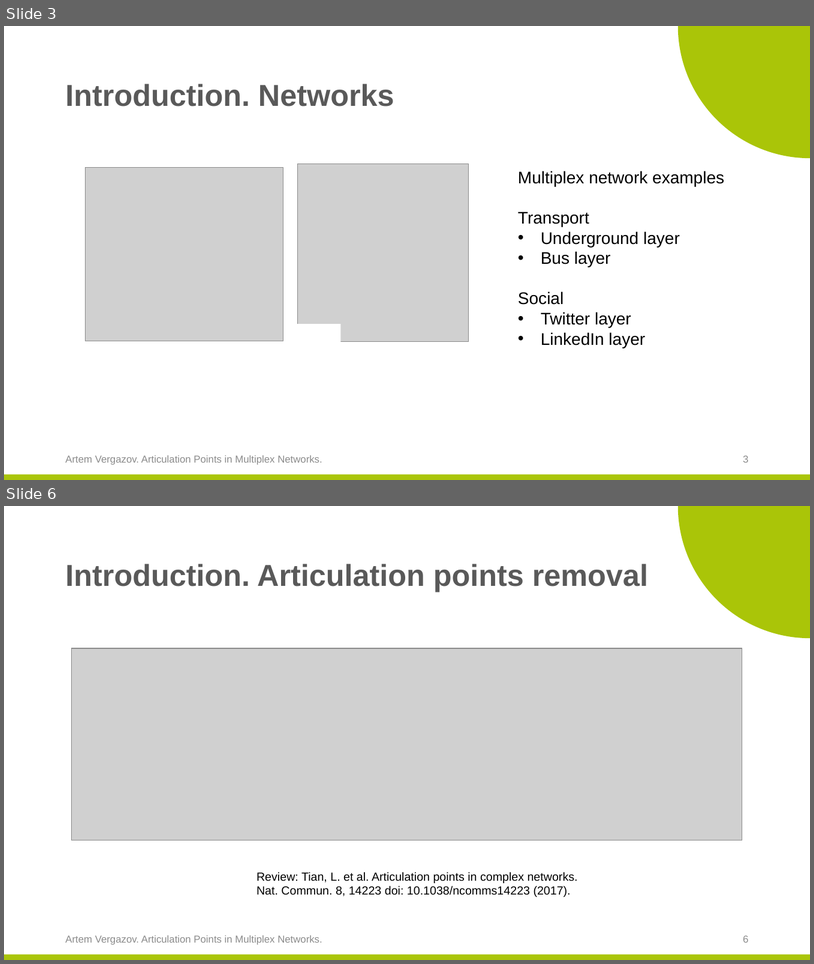
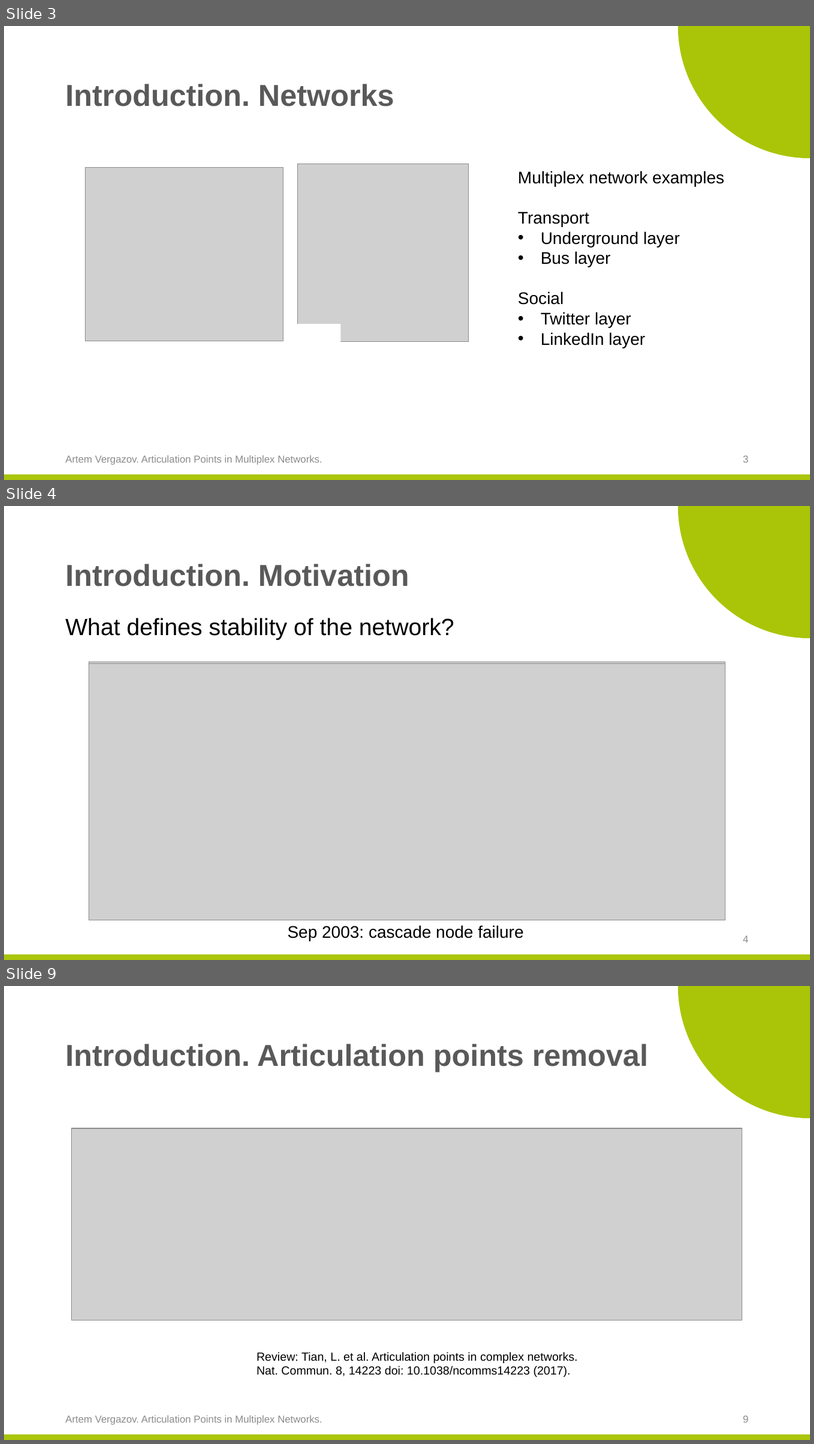
Before and after one commit to ArtemVergazov/ap_in_multiplex_networks, a slide deck: msc_predefense_template/Artem_Vergazov_predefense_April.pptx. Shown one above the other, each under a label of ours: slides 3 and 6 before the commit, slides 3, 4 and 9 after it; the slides between them are not shown. The pictures are 814x964 and 814x1444 pixels, drawn with LibreOffice and Linux fonts; fonts in the diff are those of the drawing; grey boxes stand for pictures; background and template pictures are left out. Boxes give left, top, right and bottom in pixels: in the first picture for what was removed or moved away, otherwise in the second. Text is boxed around its words. In the diff, an @@ line names an element or a change of style, - is before the commit and + after.

```diff
--- a/msc_predefense_template/Artem_Vergazov_predefense_April.pptx
+++ b/msc_predefense_template/Artem_Vergazov_predefense_April.pptx
@@ slide 4 added at <box>4,506,810,960</box>, background #FFFFFF; not listed: 2 template elements that a slide beside it also shows @@
@@ title added at <box>65,564,410,586</box>, 36 pt, text #595959, bold @@
+Introduction. Motivation
@@ text added at <box>65,618,455,640</box>, 28 pt, text #000000 @@
+What defines stability of the network?
@@ picture added at <box>89,662,725,919</box> @@
@@ picture added at <box>89,663,725,920</box> @@
@@ text added at <box>288,925,524,941</box>, 20 pt, text #000000 @@
+Sep 2003: cascade node failure
@@ page number added at <box>743,935,749,942</box>, 12 pt, text #8C8C8C @@
+4
@@ what was slide 6 is now slide 9 @@
@@ page number at <box>743,1415,749,1422</box>: text changed @@
-6
+9
```
Also in this commit, not shown: 8 slides changed, 14 other slides added, 4 slides removed, 43 other files.
